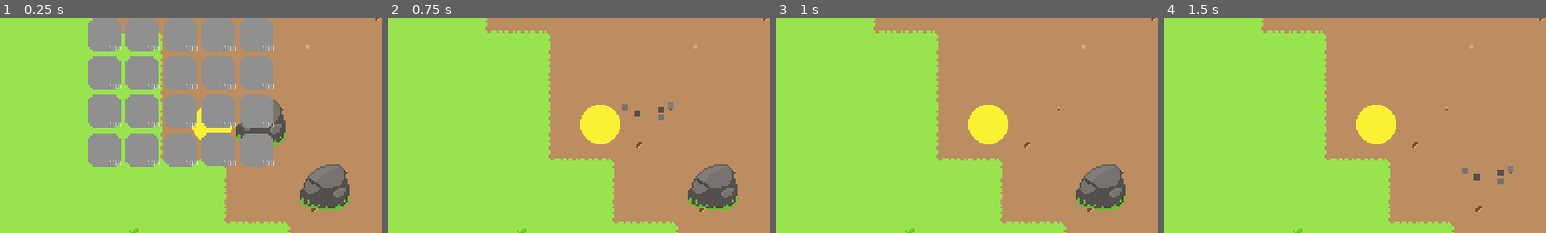
Above: before the commit, frames 1-4 (left to right).
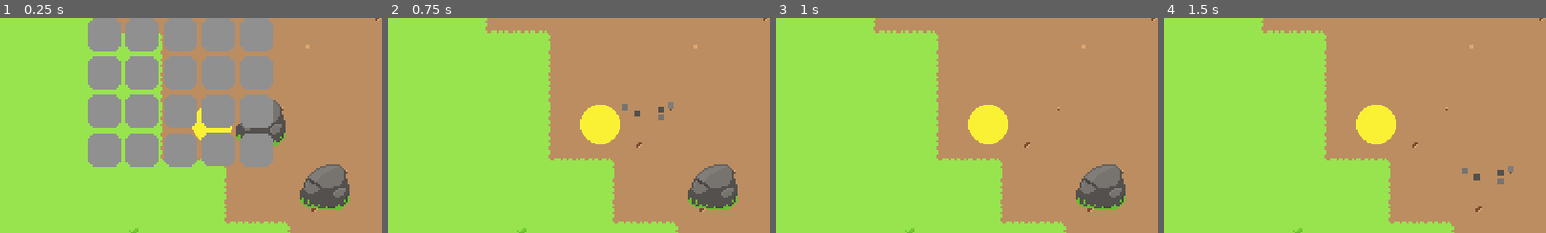
Above: after the commit, the same moments.

Repository: SkyMudder/Game
Game: Godot game, scene res://Main.tscn
The game is run twice, just before and just after one commit, with the same random seed, the same clock (stepped at 60 frames per second) and the same inputs.
Inputs (mouse positions are % of the whole screen's width and height, from its top left):
- Up to frame 1 (0.25 s): no input
- Up to frame 2 (0.75 s): tap Enter at 0.5 s; drag from (60, 57) to (1, 2) at 0.52 s
- Up to frame 3 (1 s): no input
- Up to frame 4 (1.5 s): tap Space at 1.25 s; drag from (69, 72) to (2, 3) at 1.27 s
The pictures show only the part of the screen within x 26-76%, y 33-83%; the shares and areas given below are measured in that part.

The runs differ from the first frame. In frame 1, 0.5% of the frame differs, in the area x 28-72%, y 12-69%; in frame 2, nothing differs; in frame 3, nothing differs; in frame 4, nothing differs.

Commit message:
Items can now be stacked and splitted. Both of these actions can be performed at the same time. There is not yet a Limit to the stacking of Items.

Diff:
--- a/Inventory/Inventory.gd
+++ b/Inventory/Inventory.gd
@@ -5,20 +5,21 @@
 signal items_changed(indexes)
 
 export(Array, Resource) var items = []
+const stackLimit : int = 5
 
 """Automatically determines where to add an Item to the Inventory and adds it"""
 func add(item):
 	for x in range(items.size()):
 		if items[x] != null:
-			if items[x].name == item.name:
-				items[x].addToAmount(1)
+			if items[x].name == item.name and items[x].amount < stackLimit:
+				items[x].amount += 1
 				emit_signal("items_changed", [x])
 				return
 	for x in range(items.size()):
 		if items[x] == null:
-			set(item, x)
+			set(item.duplicate(), x)
 			items[x].amount = 0
-			items[x].addToAmount(1)
+			items[x].amount += 1
 			emit_signal("items_changed", [x])
 			return
 
--- a/Inventory/InventoryDisplay.gd
+++ b/Inventory/InventoryDisplay.gd
@@ -11,8 +11,9 @@
 Updates the Inventory on the UI"""
 func _ready():
 	addInventorySlots(player.inventorySize)
+	inventory.setInventorySize(player.inventorySize)
+	updateInventoryDisplay()
 	inventory.connect("items_changed", self, "_on_items_changed")
-	updateInventoryDisplay()
 
 """Goes through the whole Inventory and updates the Slots"""
 func updateInventoryDisplay():
@@ -29,7 +30,6 @@
 func _on_items_changed(indexes):
 	for itemIndex in indexes:
 		updateInventorySlotDisplay(itemIndex)
-		print(inventory.items)
 
 """Create Inventory with a given Amount of Slots"""
 func addInventorySlots(amount):
--- a/Inventory/InventorySlotDisplay.gd
+++ b/Inventory/InventorySlotDisplay.gd
@@ -10,29 +10,71 @@
 func displayItem(item):
 	if item is Item:
 		textureRect.texture = item.texture
-		itemAmount.text = String(item.amount)
-		itemAmount.show()
+		itemAmount.text = str(item.amount)
 	else:
 		textureRect.texture = emptySlotTexture
-		itemAmount.hide()
+		itemAmount.text = ""
 
 func get_drag_data(_position):
 	var itemIndex = get_index()
-	var item = inventory.remove(itemIndex)
-	if item is Item:
-		var data = {}
-		data.item = item
-		data.itemIndex = itemIndex
-		var dragPreview = TextureRect.new()
-		dragPreview.texture = item.texture
-		set_drag_preview(dragPreview)
-		return data
+	var item = inventory.items[itemIndex]
+	# For half-splitting Item Stacks
+	if Input.is_action_pressed("ctrl"):
+		if item is Item:
+			var data = {}
+			data.previousAmount = item.amount
+			print(data.previousAmount)
+			item.amount /= 2
+			data.item = item.duplicate()
+			if item.amount == 0:
+				inventory.remove(itemIndex)
+			inventory.emit_signal("items_changed", [itemIndex])
+			data.itemIndex = itemIndex
+			data.split = true
+			var dragPreview = TextureRect.new()
+			dragPreview.texture = item.texture
+			set_drag_preview(dragPreview)
+			return data
+	# For moving Items
+	else:
+		item = inventory.remove(itemIndex)
+		inventory.emit_signal("items_changed", [itemIndex])
+		if item is Item:
+			var data = {}
+			data.item = item
+			data.itemIndex = itemIndex
+			var dragPreview = TextureRect.new()
+			dragPreview.texture = item.texture
+			set_drag_preview(dragPreview)
+			return data
 
 func can_drop_data(_position, data):
 	return data is Dictionary and data.has("item")
 
 func drop_data(_position, data):
 	var itemIndex = get_index()
-	inventory.swap(itemIndex, data.itemIndex)
-	print(itemIndex)
-	inventory.set(data.item, itemIndex)
+	var item = inventory.items[itemIndex]
+	# If there is already an Item of the same Type in the Target Item Slot
+	if item is Item and item.name == data.item.name:
+		item.amount += data.item.amount
+		# If the previous Item Stack was Split and had an uneven number
+		if data.has("split") and data.previousAmount % 2 != 0:
+			item.amount += 1
+		inventory.emit_signal("items_changed", [itemIndex])
+	# If the previous Stack was Split
+	elif data.has("split"):
+		# If there is nothing at the Target Item Slot
+		if inventory.items[itemIndex] == null:
+			inventory.set(data.item, itemIndex)
+		# If there is already an Item of the same Type in the Target Item Slot
+		elif inventory.items[itemIndex].name == data.item.name:
+			inventory.items[itemIndex].amount += data.item.amount
+		# If the previous Item Stack was Split and had an uneven number
+		if data.previousAmount % 2 != 0:
+			inventory.items[itemIndex].amount += 1
+		inventory.emit_signal("items_changed", [itemIndex, data.itemIndex])
+	# For simply swapping Items
+	else:
+		inventory.swap(itemIndex, data.itemIndex)
+		inventory.set(data.item, itemIndex)
+		inventory.emit_signal("items_changed", [itemIndex, data.itemIndex])
--- a/Items/Item.gd
+++ b/Items/Item.gd
@@ -3,7 +3,4 @@
 
 export(String) var name
 export(Texture) var texture
-export(int) var amount
-
-func addToAmount(itemAmount):
-	amount += itemAmount
+export(int) var amount = 1
--- a/Items/Stone.tres
+++ b/Items/Stone.tres
@@ -7,4 +7,4 @@
 script = ExtResource( 1 )
 name = "Stone"
 texture = ExtResource( 2 )
-amount = 0
+amount = 1
--- a/Items/Wood.tres
+++ b/Items/Wood.tres
@@ -7,4 +7,4 @@
 script = ExtResource( 1 )
 name = "Wood"
 texture = ExtResource( 2 )
-amount = 0
+amount = 1
--- a/Scripts/Player.gd
+++ b/Scripts/Player.gd
@@ -10,9 +10,6 @@
 const FRICTION = 500
 
 signal on_player_moved	# Signal used to notify other Nodes of a Player Movement
-
-func _ready():
-	inventory.setInventorySize(inventorySize)
 
 """Gets User Input to determine Player Movement and collide with Objects
 Emits a Signal every time the Player moves"""
--- a/project.godot
+++ b/project.godot
@@ -95,6 +95,21 @@
 , Object(InputEventKey,"resource_local_to_scene":false,"resource_name":"","device":0,"alt":false,"shift":false,"control":false,"meta":false,"command":false,"pressed":false,"scancode":83,"unicode":0,"echo":false,"script":null)
  ]
 }
+mouse_left={
+"deadzone": 0.5,
+"events": [ Object(InputEventMouseButton,"resource_local_to_scene":false,"resource_name":"","device":0,"alt":false,"shift":false,"control":false,"meta":false,"command":false,"button_mask":0,"position":Vector2( 0, 0 ),"global_position":Vector2( 0, 0 ),"factor":1.0,"button_index":1,"pressed":false,"doubleclick":false,"script":null)
+ ]
+}
+mouse_right={
+"deadzone": 0.5,
+"events": [ Object(InputEventMouseButton,"resource_local_to_scene":false,"resource_name":"","device":0,"alt":false,"shift":false,"control":false,"meta":false,"command":false,"button_mask":0,"position":Vector2( 0, 0 ),"global_position":Vector2( 0, 0 ),"factor":1.0,"button_index":2,"pressed":false,"doubleclick":false,"script":null)
+ ]
+}
+ctrl={
+"deadzone": 0.5,
+"events": [ Object(InputEventKey,"resource_local_to_scene":false,"resource_name":"","device":0,"alt":false,"shift":false,"control":false,"meta":false,"command":false,"pressed":false,"scancode":16777238,"unicode":0,"echo":false,"script":null)
+ ]
+}
 
 [layer_names]
 
